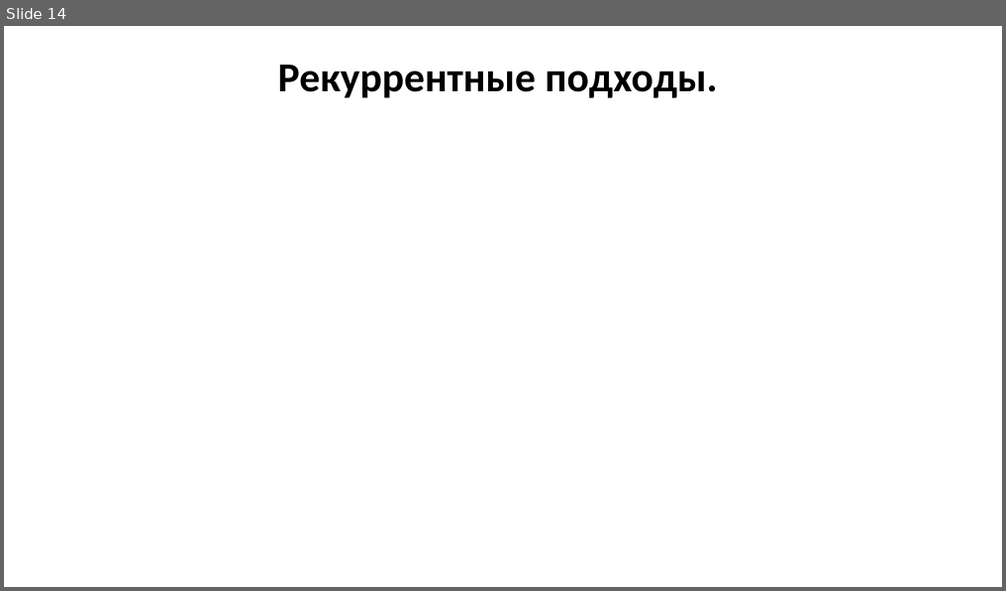
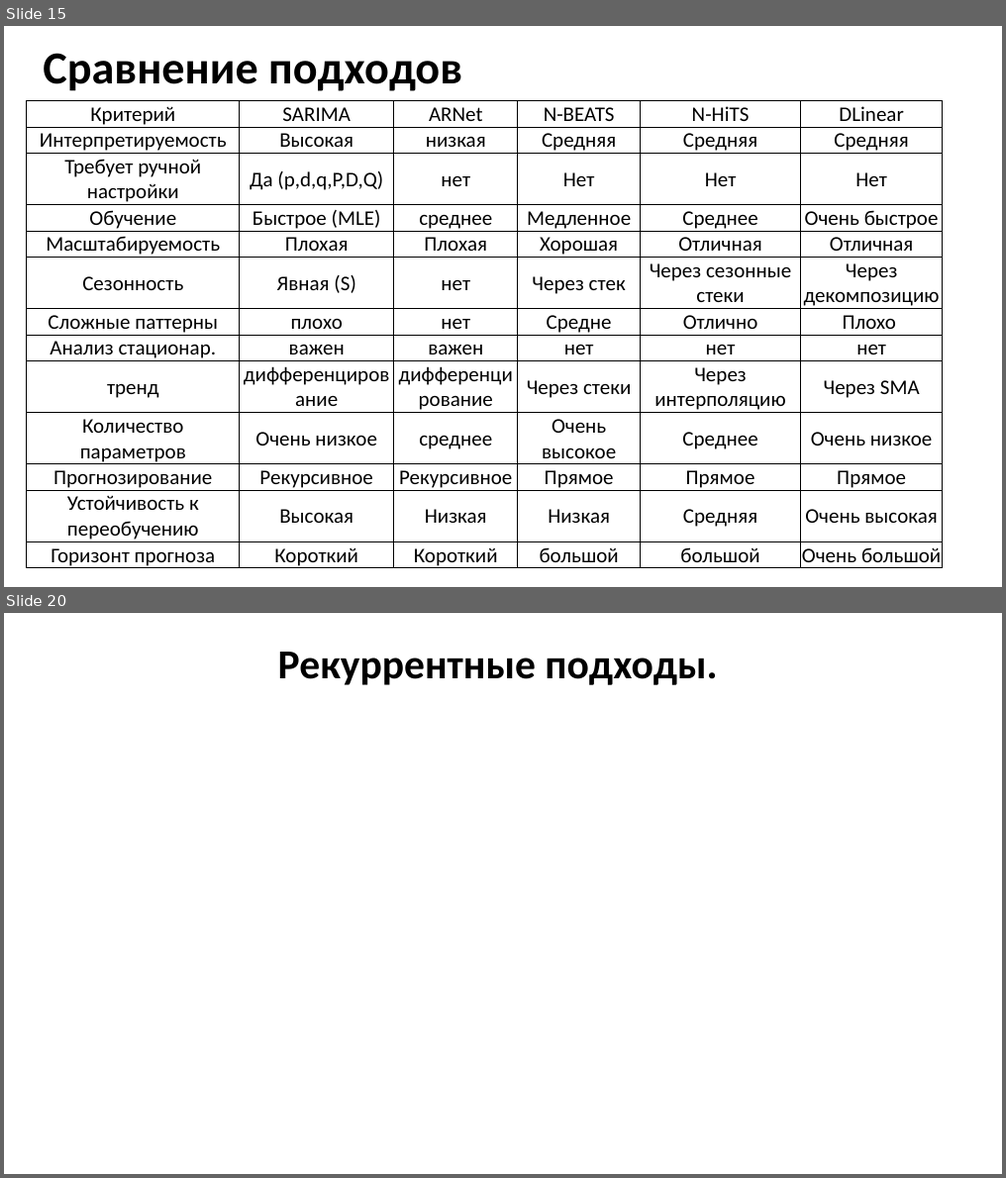
Before and after one commit to MVRonkin/TimeSeriesCourse, a slide deck: 2025/LEC/07 глубокое обучение нейронных сетей.pptx. Shown one above the other, each under a label of ours: slide 14 before the commit, slides 15 and 20 after it; the slides between them are not shown. The pictures are 1006x591 and 1006x1178 pixels, drawn with LibreOffice and Linux fonts; fonts in the diff are those of the drawing. Boxes give left, top, right and bottom in pixels: in the first picture for what was removed or moved away, otherwise in the second. Text is boxed around its words. In the diff, an @@ line names an element or a change of style, - is before the commit and + after.

```diff
--- a/2025/LEC/07 глубокое обучение нейронных сетей.pptx
+++ b/2025/LEC/07 глубокое обучение нейронных сетей.pptx
@@ slide 15 added at [4, 26, 1002, 587], background #FFFFFF @@
@@ title added at [43, 53, 462, 91], 44 pt, text #000000, bold @@
+Сравнение подходов
@@ table added at [27, 101, 943, 572], 13 rows, 6 columns @@
+Критерий | SARIMA | ARNet | N-BEATS | N-HiTS | DLinear
+Интерпретируемость | Высокая | низкая | Средняя | Средняя | Средняя
+Требует ручной настройки | Да (p,d,q,P,D,Q) | нет | Нет | Нет | Нет
+Обучение | Быстрое (MLE) | среднее | Медленное | Среднее | Очень быстрое
+Масштабируемость | Плохая | Плохая | Хорошая | Отличная | Отличная
+Сезонность | Явная (S) | нет | Через стек | Через сезонные стеки | Через декомпозицию
+Сложные паттерны | плохо | нет | Средне | Отлично | Плохо
+Анализ стационар. | важен | важен | нет | нет | нет
+тренд | дифференцирование | дифференцирование | Через стеки | Через интерполяцию | Через SMA
+Количество параметров | Очень низкое | среднее | Очень высокое | Среднее | Очень низкое
+Прогнозирование | Рекурсивное | Рекурсивное | Прямое | Прямое | Прямое
+Устойчивость к переобучению | Высокая | Низкая | Низкая | Средняя | Очень высокая
+Горизонт прогноза | Короткий | Короткий | большой | большой | Очень большой
@@ what was slide 14 is now slide 20 @@
```
Also in this commit, not shown: 7 slides changed, 6 other slides added, 1 slide removed.
